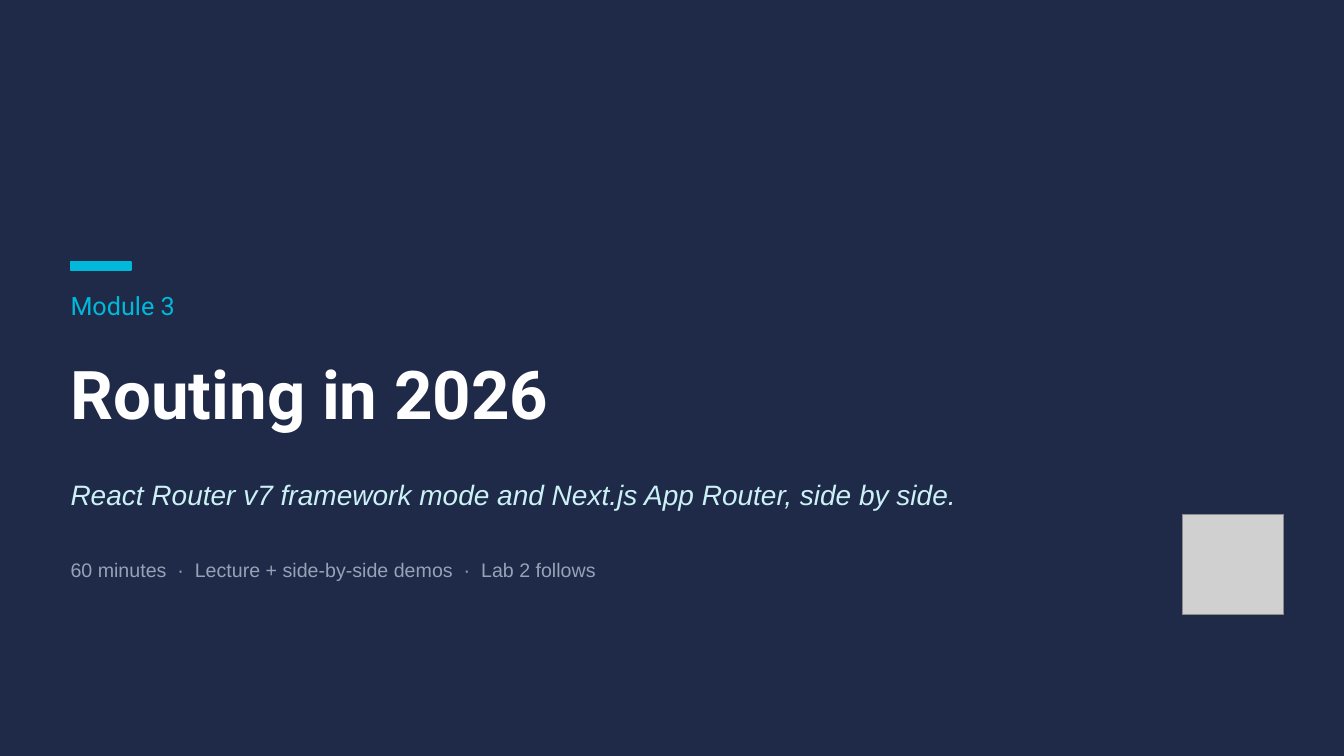
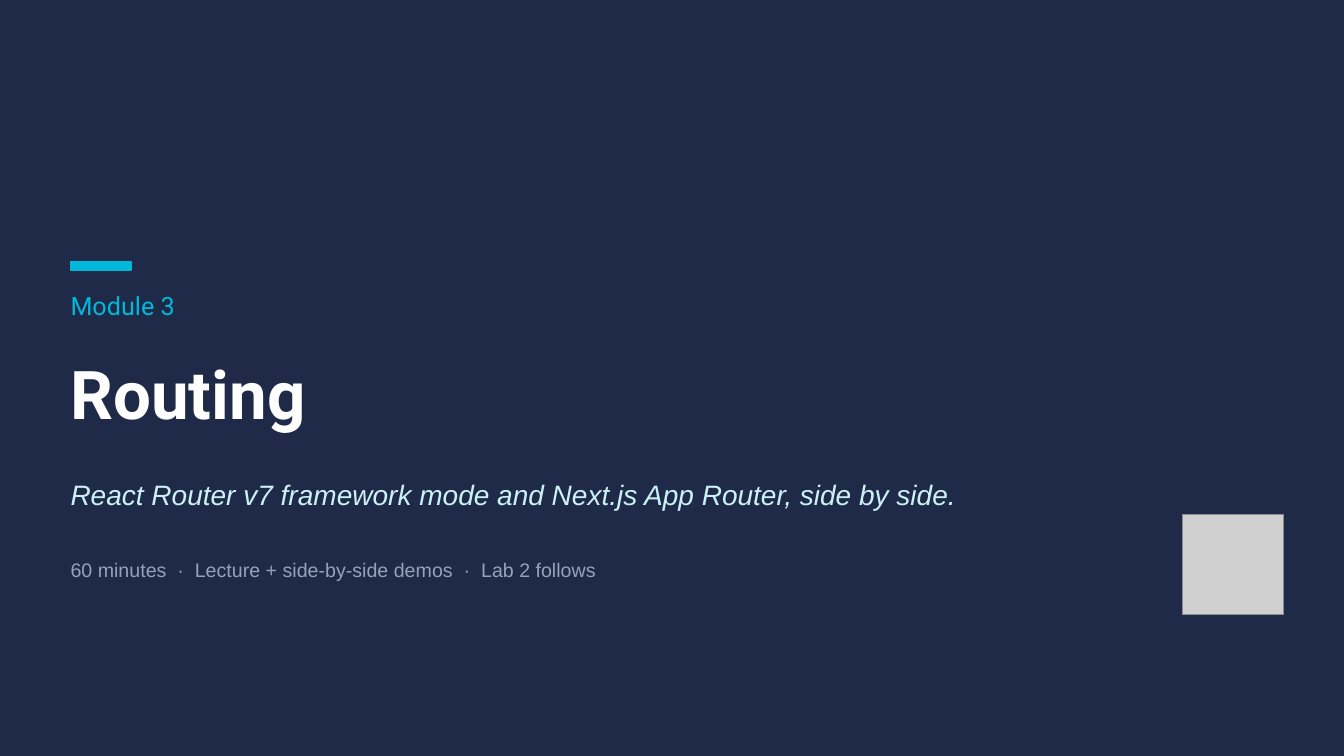
Before and after one commit to chrisminnick/advanced-react-19, a slide deck: slide 65 of instructor/advanced_react_v2.pptx. Drawn at 1344x756 pixels with LibreOffice and Linux fonts; fonts in the diff are those of the drawing; grey boxes stand for pictures. Boxes give left, top, right and bottom in pixels: in the first picture for what was removed or moved away, otherwise in the second. Text is boxed around its words. In the diff, an @@ line names an element or a change of style, - is before the commit and + after.

```diff
--- a/instructor/advanced_react_v2.pptx
+++ b/instructor/advanced_react_v2.pptx
@@ text at bbox=[71, 369, 306, 433]: text changed @@
-Routing in 2026
+Routing
```
Also in this commit, not shown: 72 other slides changed, 6 other files.
